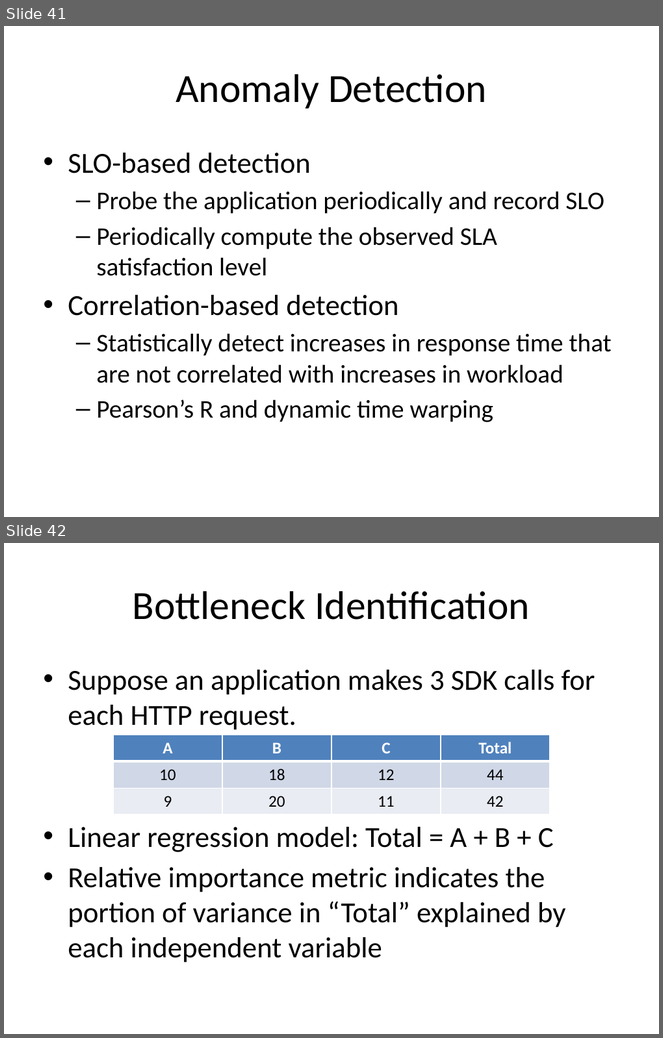
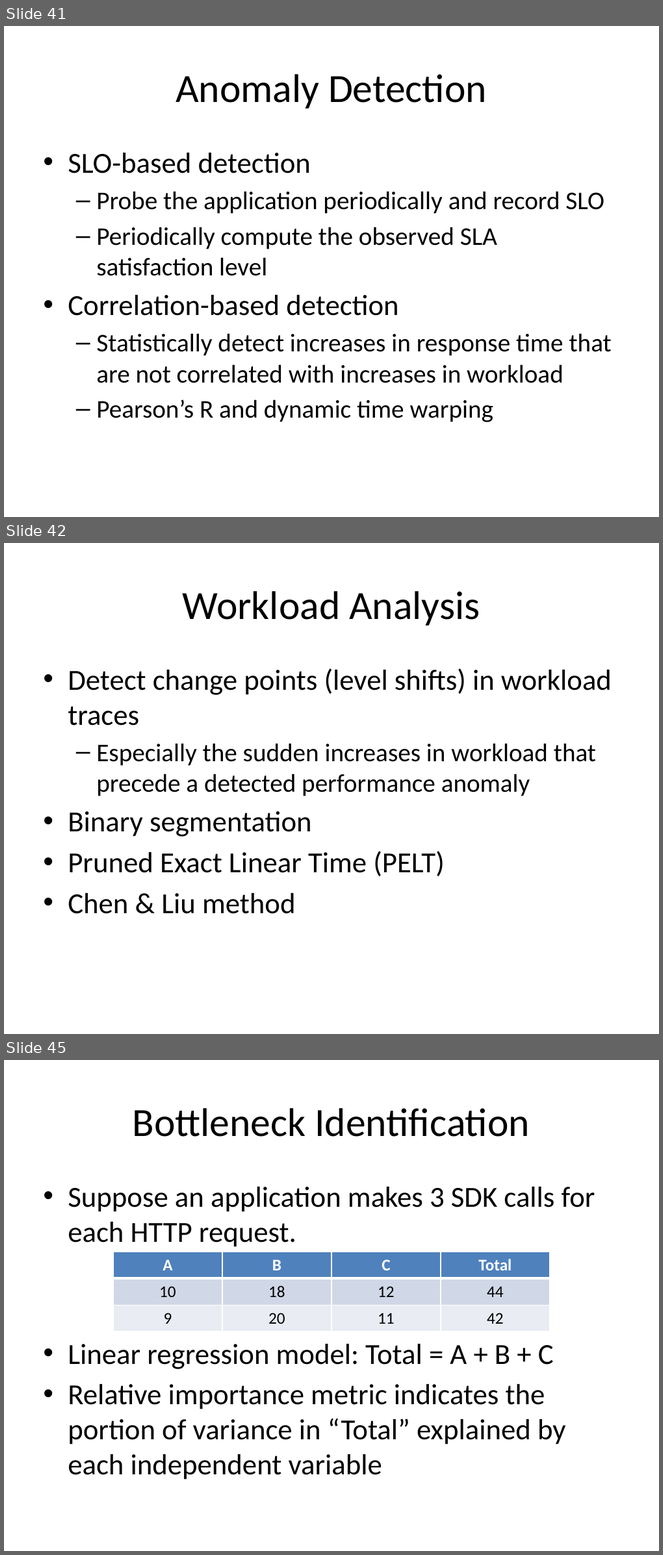
Before and after one commit to Dithn/eager-appscale, a slide deck: Eager/elk-experiment/appserver/system_design.pptx. Shown one above the other, each under a label of ours: slides 41 and 42 before the commit, slides 41, 42 and 45 after it; the slides between them are not shown. The pictures are 663x1038 and 663x1555 pixels, drawn with LibreOffice and Linux fonts; fonts in the diff are those of the drawing. Boxes give left, top, right and bottom in pixels: in the first picture for what was removed or moved away, otherwise in the second. Text is boxed around its words. In the diff, an @@ line names an element or a change of style, - is before the commit and + after.

```diff
--- a/Eager/elk-experiment/appserver/system_design.pptx
+++ b/Eager/elk-experiment/appserver/system_design.pptx
@@ slide 42 added at bbox=[4, 543, 659, 1034], background #FFFFFF @@
@@ title added at bbox=[183, 591, 480, 626], 44 pt, text #000000 @@
+Workload Analysis
@@ text added at bbox=[68, 668, 612, 914], 32 pt, text #000000 @@
+• Detect change points (level shifts) in workload traces
+  – Especially the sudden increases in workload that precede a detected performance anomaly
+• Binary segmentation
+• Pruned Exact Linear Time (PELT)
+• Chen & Liu method
@@ what was slide 42 is now slide 45 @@
```
Also in this commit, not shown: 5 other slides added.
